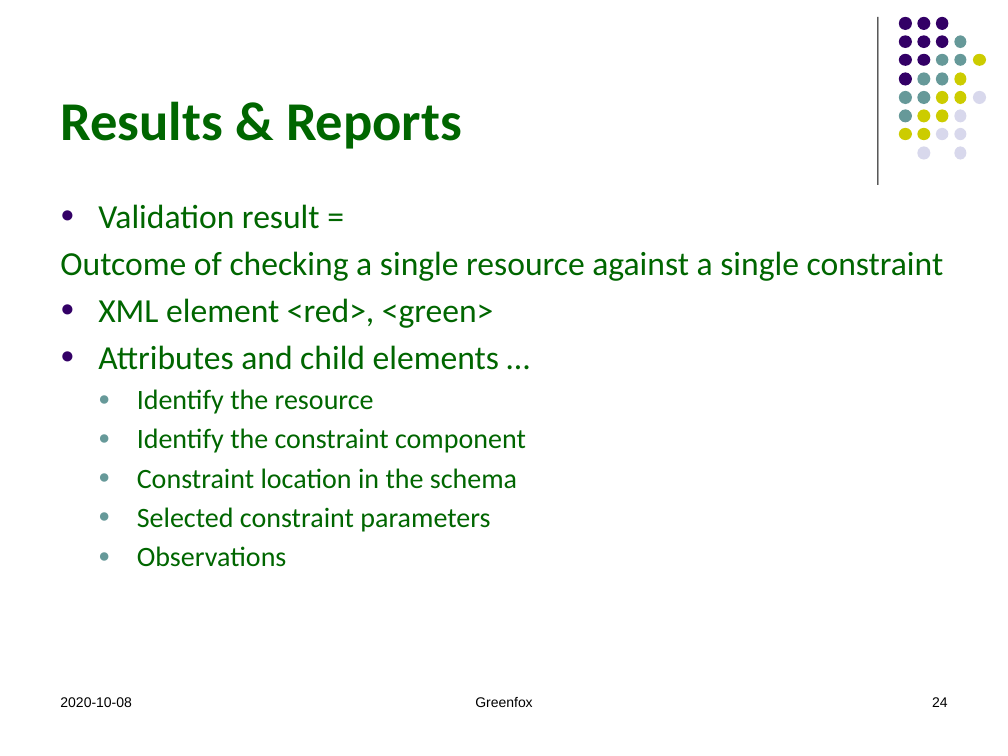
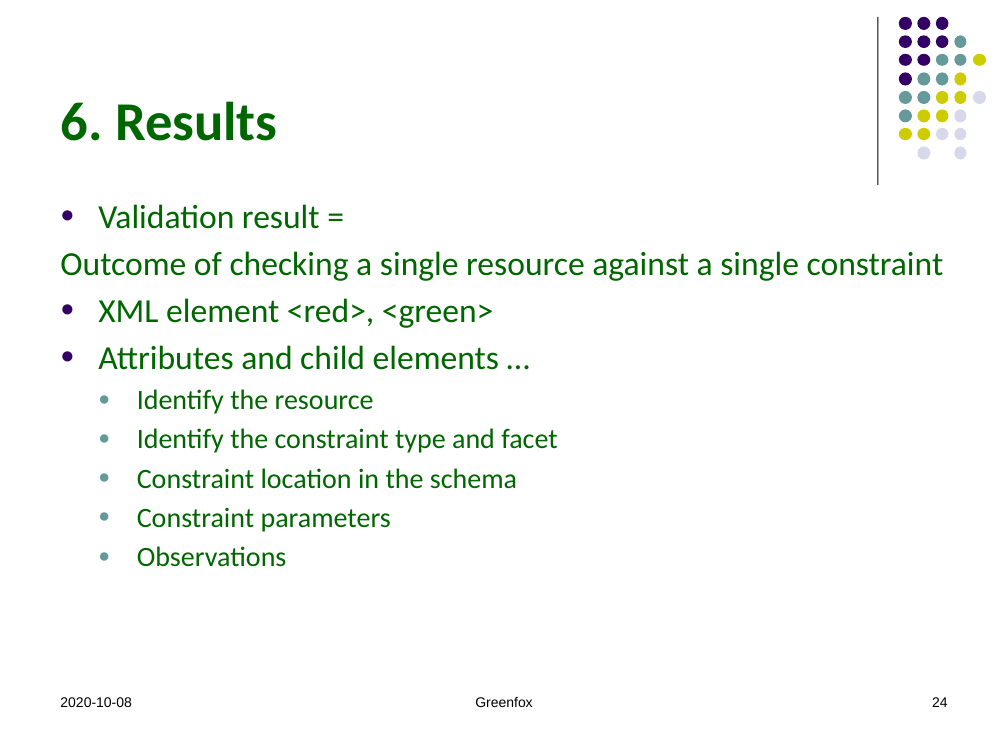
Before and after one commit to hrennau/greenfox, a slide deck: slide 24 of declarative-amsterdam-2020/an-introduction-to-greenfox/an-introduction-to-greenfox.pptx. Drawn at 1008x756 pixels with LibreOffice and Linux fonts; fonts in the diff are those of the drawing. Boxes give left, top, right and bottom in pixels: in the first picture for what was removed or moved away, otherwise in the second. Text is boxed around its words. In the diff, an @@ line names an element or a change of style, - is before the commit and + after.

```diff
--- a/declarative-amsterdam-2020/an-introduction-to-greenfox/an-introduction-to-greenfox.pptx
+++ b/declarative-amsterdam-2020/an-introduction-to-greenfox/an-introduction-to-greenfox.pptx
@@ title at bbox=[60, 101, 277, 141]: text changed @@
-Results & Reports
+6. Results
@@ text at bbox=[137, 428, 557, 453]: text changed @@
-  ● Identify the constraint component
+  ● Identify the constraint type and facet
@@ text at bbox=[137, 507, 391, 532]: text changed @@
-  ● Selected constraint parameters
+  ● Constraint parameters
```
Also in this commit, not shown: 26 other slides changed, 1 slide added, 1 slide removed, 1 other file.
